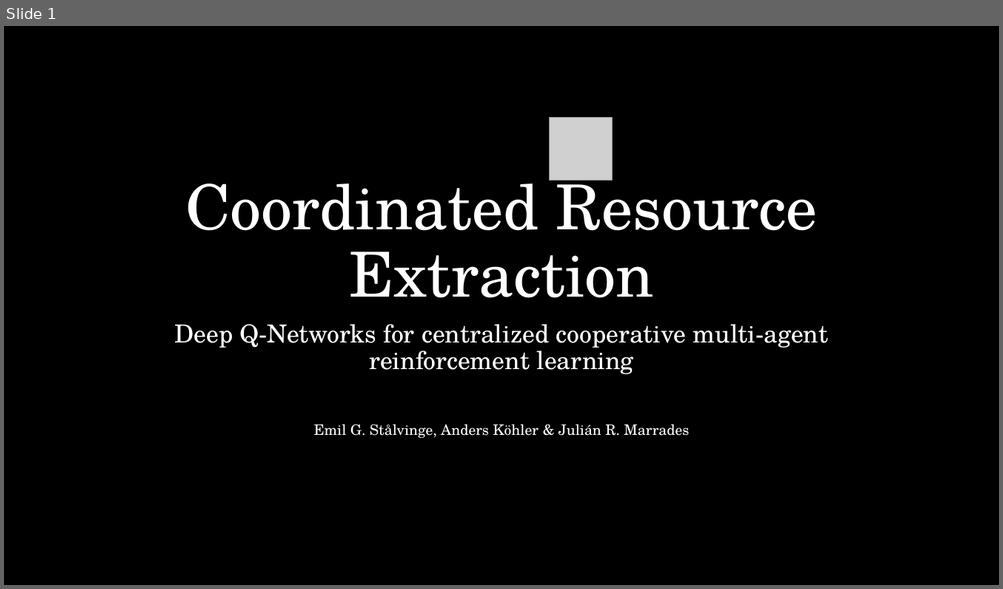
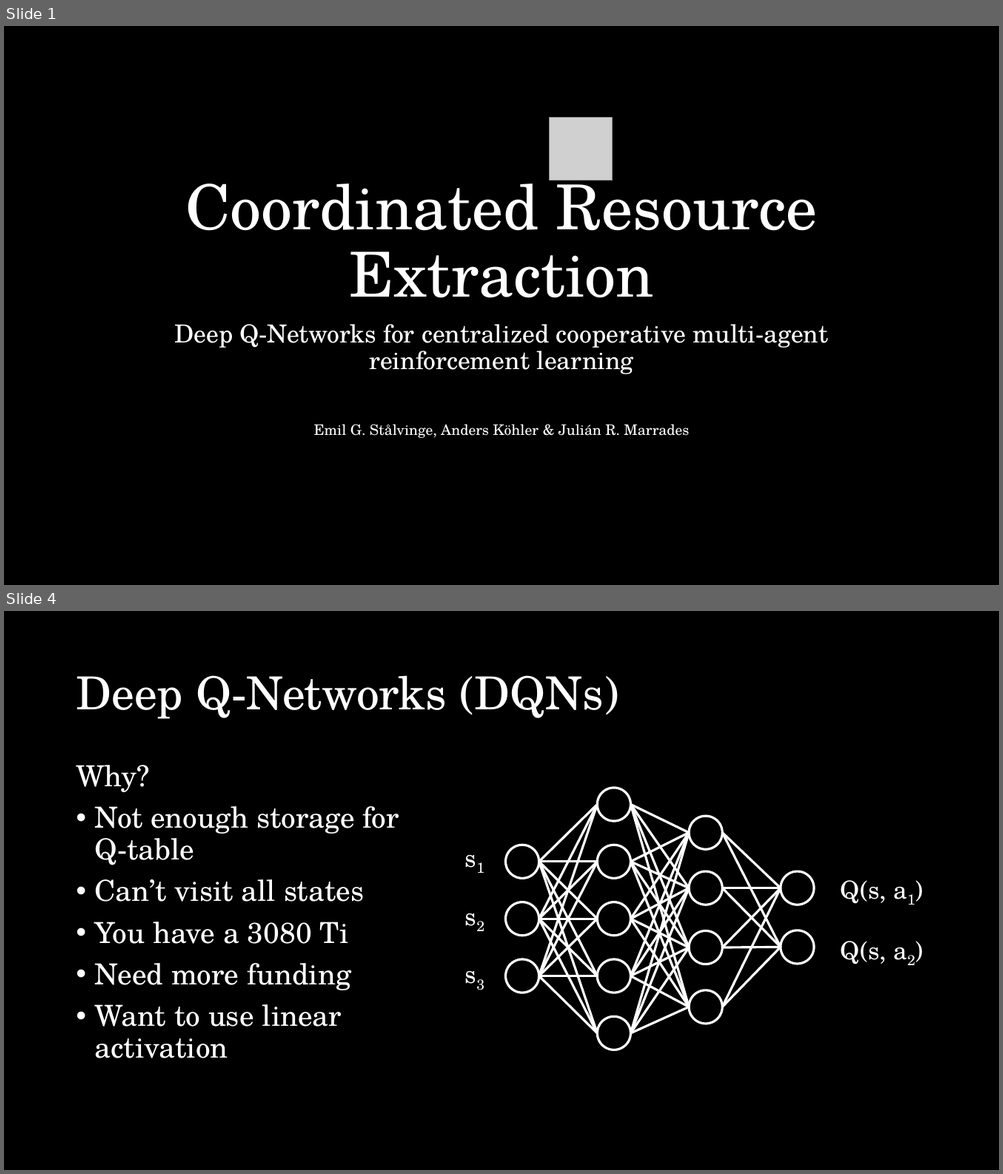
Before and after one commit to jCodingStuff/NCMMLProject, a slide deck: presentation/presentation.pptx. Shown one above the other, each under a label of ours: slide 1 before the commit, slides 1 and 4 after it; the slides between them are not shown. The pictures are 1003x589 and 1003x1174 pixels, drawn with LibreOffice and Linux fonts; fonts in the diff are those of the drawing; grey boxes stand for pictures. Boxes give left, top, right and bottom in pixels: in the first picture for what was removed or moved away, otherwise in the second. Text is boxed around its words. In the diff, an @@ line names an element or a change of style, - is before the commit and + after.

```diff
--- a/presentation/presentation.pptx
+++ b/presentation/presentation.pptx
@@ slide 4 added at [4,611,999,1170], background #000000 @@
@@ title added at [76,675,619,719], 88 pt, text #FFFFFF @@
+Deep Q-Networks (DQNs)
@@ text added at [76,765,399,1059], 56 pt, text #FFFFFF @@
+Why?
+• Not enough storage for Q-table
+• Can’t visit all states
+• You have a 3080 Ti
+• Need more funding
+• Want to use linear activation
@@ group added at [454,788,886,1051]: 43 lines, 14 ellipses, 5 texts @@
+s1
+s2
+s3
+Q(s, a1)
+Q(s, a2)
```
Also in this commit, not shown: 1 slide changed, 3 other slides added.
